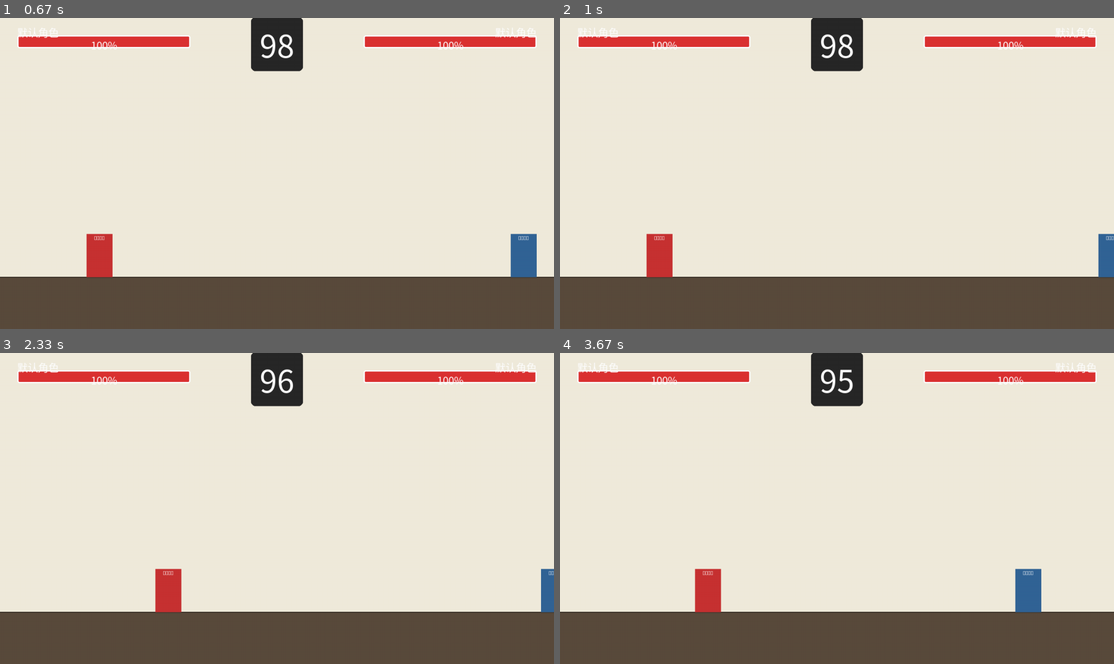
Above: before the commit, frames 1-4 (two rows, left to right).
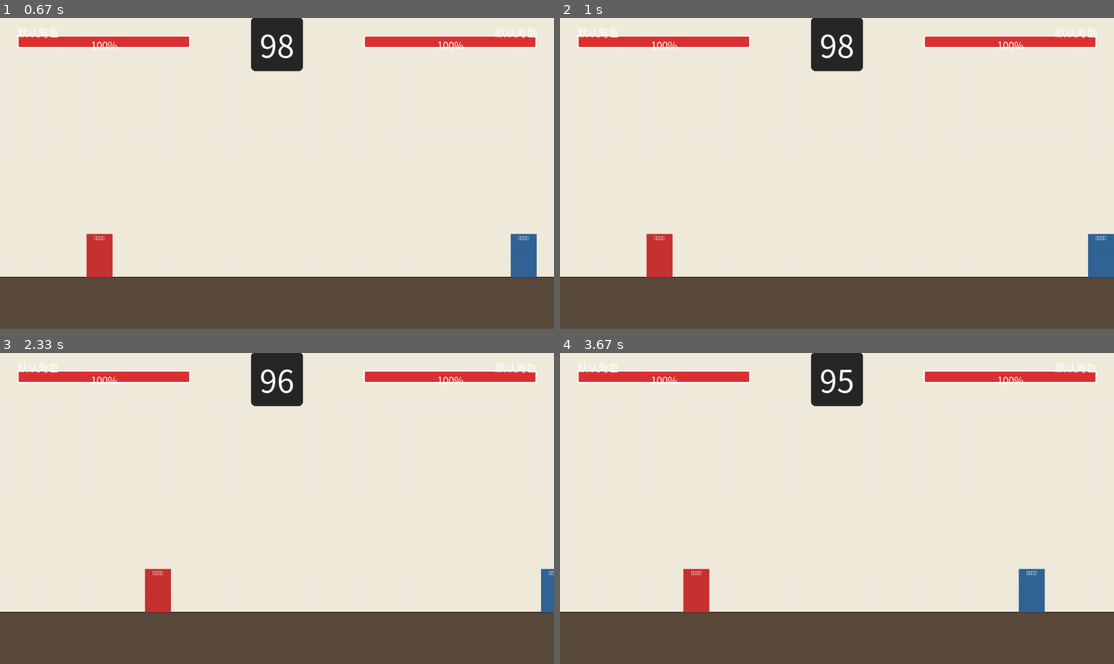
Above: after the commit, the same moments.

Repository: BreezeRidge/chinese-fighter
Game: pygame game, started from src/main.py
Same seed, same stepped clock (60 frames per second), same inputs: the game is played once before the commit and once after it.
Inputs:
- Up to frame 1 (0.67 s): hold H from 0.33 s (still down); hold Right from 0.33 s (still down)
- Up to frame 2 (1 s): release H at 0.8 s; release Right at 0.8 s; tap W at 0.83 s
- Up to frame 3 (2.33 s): hold F 1.17-1.63 s; hold Right 1.17-1.63 s; hold Right 1.67-2.13 s; hold D 1.67-2.13 s
- Up to frame 4 (3.67 s): hold Right 2.5-2.97 s; hold D 2.5-2.97 s; hold Left 3-3.53 s; hold A 3-3.53 s; hold Left from 3.57 s (still down); hold A from 3.57 s (still down)

Frame 1 is identical in both runs. In frame 2, 0.3% of the frame differs, in the area x 95-100%, y 69-84%; in frame 3, 0.6%; in frame 4, 0.9%, in the area x 22-88%, y 69-84%.

Commit message:
fix: 修复角色无法跳跃的严重bug
问题：跳跃功能完全失效，按W/↑键无反应
原因：_handle_input() 中状态设置顺序错误
- 移动逻辑会强制设置 IDLE/WALK 状态
- 跳跃状态被立即覆盖

修复：重新排序输入处理优先级
1. 格挡（最高优先级，直接返回）
2. 跳跃（优先于移动）
3. 水平移动（只在地面时改变IDLE/WALK）
4. 攻击（最低优先级）

关键改动：
- 跳跃检测移到移动之前
- 添加条件：只有在地面且非跳跃状态时才更新IDLE/WALK
- 保证跳跃状态不会被覆盖

Diff:
--- a/src/fighter.py
+++ b/src/fighter.py
@@ -187,7 +187,18 @@
             left, right, jump = pygame.K_LEFT, pygame.K_RIGHT, pygame.K_UP
             light, heavy, block = pygame.K_j, pygame.K_k, pygame.K_l
 
-        # 水平移动
+        # 格挡（最高优先级，直接返回）
+        if keys[block]:
+            self.state = FighterState.BLOCK
+            self.vel_x = 0
+            return
+
+        # 跳跃（优先级高于移动）
+        if keys[jump] and self.pos_y >= GROUND_Y:
+            self.vel_y = self.stats.jump_velocity
+            self.state = FighterState.JUMP
+
+        # 水平移动（只在地面上时才能改变 IDLE/WALK 状态）
         move_input = 0
         if keys[left]:
             move_input = -1
@@ -196,22 +207,14 @@
             move_input = 1
             self.facing_right = True
 
-        if move_input != 0:
-            self.vel_x = move_input * self.stats.move_speed
-            self.state = FighterState.WALK
-        else:
-            self.state = FighterState.IDLE
-
-        # 跳跃
-        if keys[jump] and self.pos_y >= GROUND_Y:
-            self.vel_y = self.stats.jump_velocity
-            self.state = FighterState.JUMP
-
-        # 格挡
-        if keys[block]:
-            self.state = FighterState.BLOCK
-            self.vel_x = 0
-            return
+        self.vel_x = move_input * self.stats.move_speed
+
+        # 只有在地面上且不在跳跃状态时才更新 IDLE/WALK 状态
+        if self.pos_y >= GROUND_Y and self.state != FighterState.JUMP:
+            if move_input != 0:
+                self.state = FighterState.WALK
+            else:
+                self.state = FighterState.IDLE
 
         # 攻击
         if self.attack_cooldown <= 0:
Not shown, added: docs/FONT_FIX.md
